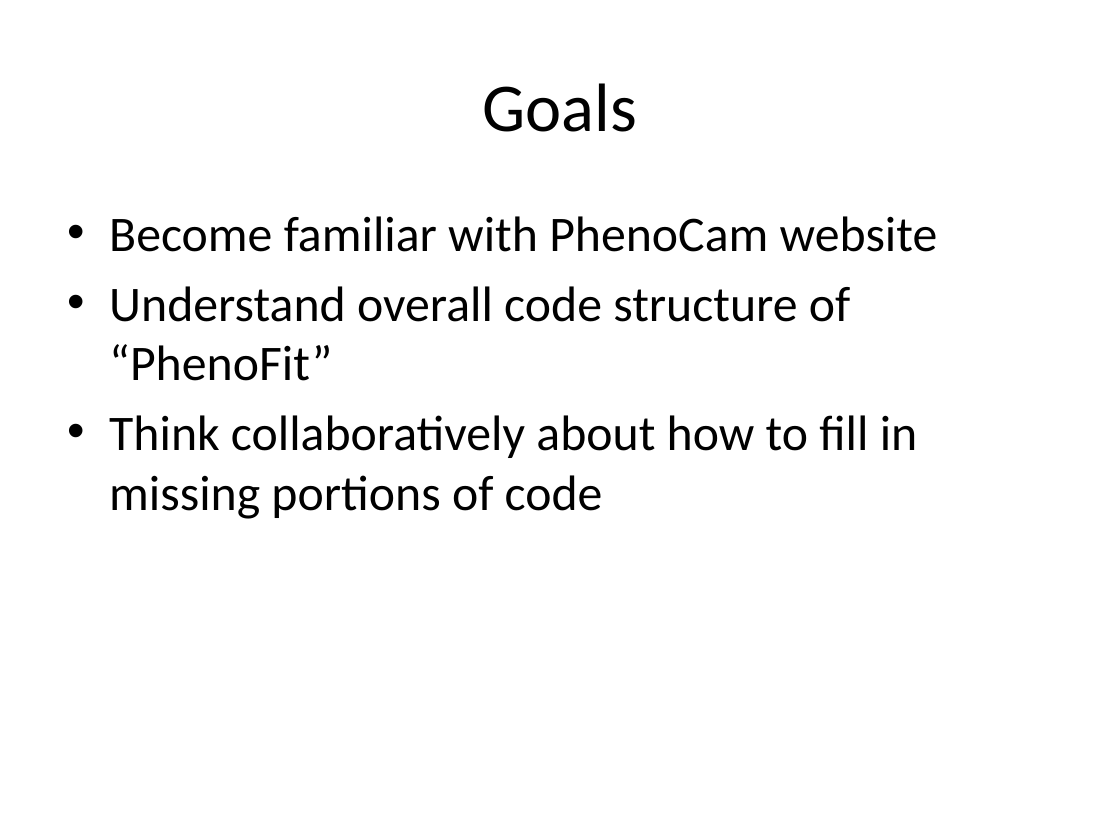
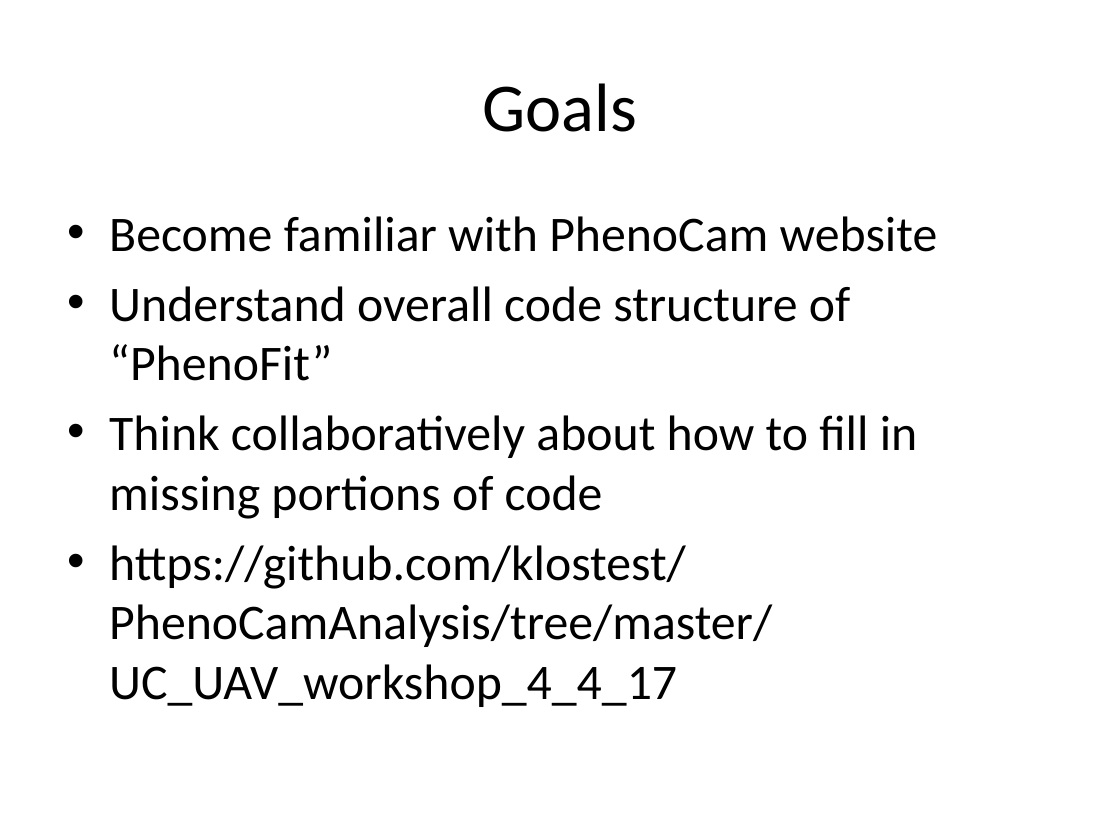
Before and after one commit to klostest/PhenoCamAnalysis, a slide deck: slide 2 of UC_UAV_workshop_4_4_17/Hands_on.pptx. Drawn at 1120x840 pixels with LibreOffice and Linux fonts; fonts in the diff are those of the drawing. Boxes give left, top, right and bottom in pixels: in the first picture for what was removed or moved away, otherwise in the second. Text is boxed around its words. In the diff, an @@ line names an element or a change of style, - is before the commit and + after.

```diff
--- a/UC_UAV_workshop_4_4_17/Hands_on.pptx
+++ b/UC_UAV_workshop_4_4_17/Hands_on.pptx
@@ text at <box>109,545,772,707</box>: paragraph added @@
+• https://github.com/klostest/PhenoCamAnalysis/tree/master/UC_UAV_workshop_4_4_17
```
Also in this commit, not shown: 4 other slides changed, 2 other files.
